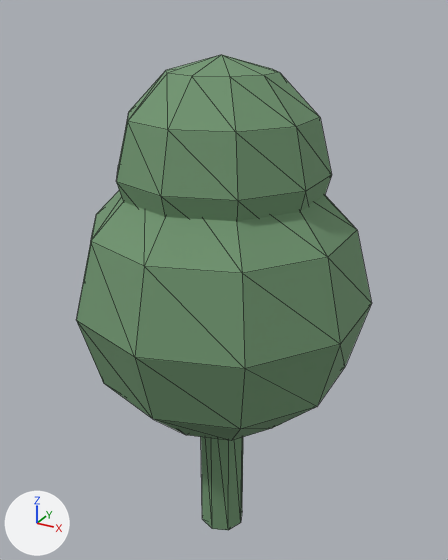
Renders of the glTF model assets/models/props/tree.glb from each side of a commit.
Camera for both pictures: a camera (50 mm lens) standing at (1.78, -3.21, 3.59) and looking at (-0.03, 0.08, 1.94). Every picture has the same lights, and +X, +Y and +Z are marked at lower left. The picture after the commit comes second. Mesh edges are drawn as thin lines. Vertices at exactly the same position are counted once.

Objects in the first picture: 'tree'.
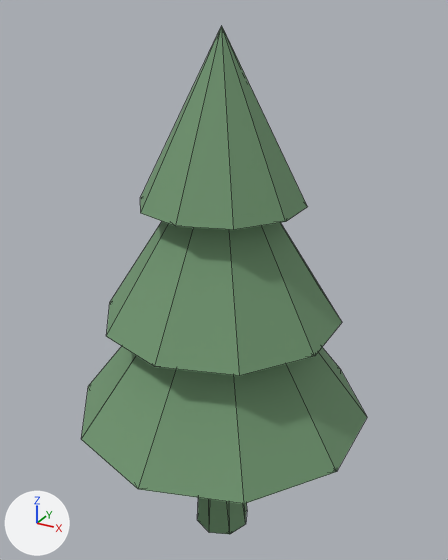
What differs and where, as boxes (x1, y1, x2, y2) in the pictures (448 x 560 px):
'tree', reshaped (7% taller): before (76, 55, 372, 530); after (81, 26, 367, 534)
part 1 of me_cylinder, added: after (197, 498, 247, 534)
part 2 of me_cylinder, added: after (81, 346, 367, 504)
part 3 of me_cylinder, added: after (106, 221, 342, 376)
part 4 of me_cylinder, added: after (140, 26, 307, 230)
part 5 of me_cylinder, deleted: before (76, 191, 372, 441)
part 6 of me_cylinder, deleted: before (116, 55, 332, 221)
part 7 of me_cylinder, deleted: before (201, 437, 243, 530)

The change, as a list of edits to the scene's bpy script:
```text
Change me_cylinder:
    used by ob_tree; location = (0.0, 0.0, 0.0)
    remove me_cylinder.from_pydata(...)  # 120 vertices, 228 faces; spans x -0.9..0.9, y -0.95..0.95, z 0.0..3.35
    add me_cylinder.from_pydata(...)  # 49 vertices, 82 faces; spans x -0.95..0.95, y -1.0..1.0, z 0.0..3.5
    me_cylinder part 1: a new loose piece, an 8-sided cut cone along z (radius 0.2 at the low end, 0.12 at the high end) spanning x -0.2..0.2, y -0.2..0.2, z 0.0..1.4, in mat_tree (greyish green #6f956f)
    me_cylinder part 2: a new loose piece, a 10-sided cone pointing to +z spanning x -0.95..0.95, y -1.0..1.0, z 1.05..2.35, in mat_tree (greyish green #6f956f)
    me_cylinder part 3: a new loose piece, a 10-sided cone pointing to +z spanning x -0.74..0.74, y -0.78..0.78, z 1.75..2.95, in mat_tree (greyish green #6f956f)
    me_cylinder part 4: a new loose piece, a 10-sided cone pointing to +z spanning x -0.49..0.49, y -0.52..0.52, z 2.5..3.5, in mat_tree (greyish green #6f956f)
    me_cylinder part 5: the loose piece of 52 vertices spanning x -0.9..0.9, y -0.95..0.95, z 0.95..2.85 is deleted
    me_cylinder part 6: the loose piece of 52 vertices spanning x -0.62..0.62, y -0.65..0.65, z 2.05..3.35 is deleted
    me_cylinder part 7: the loose piece of 16 vertices spanning x -0.16..0.16, y -0.16..0.16, z 0.0..1.4 is deleted
```
